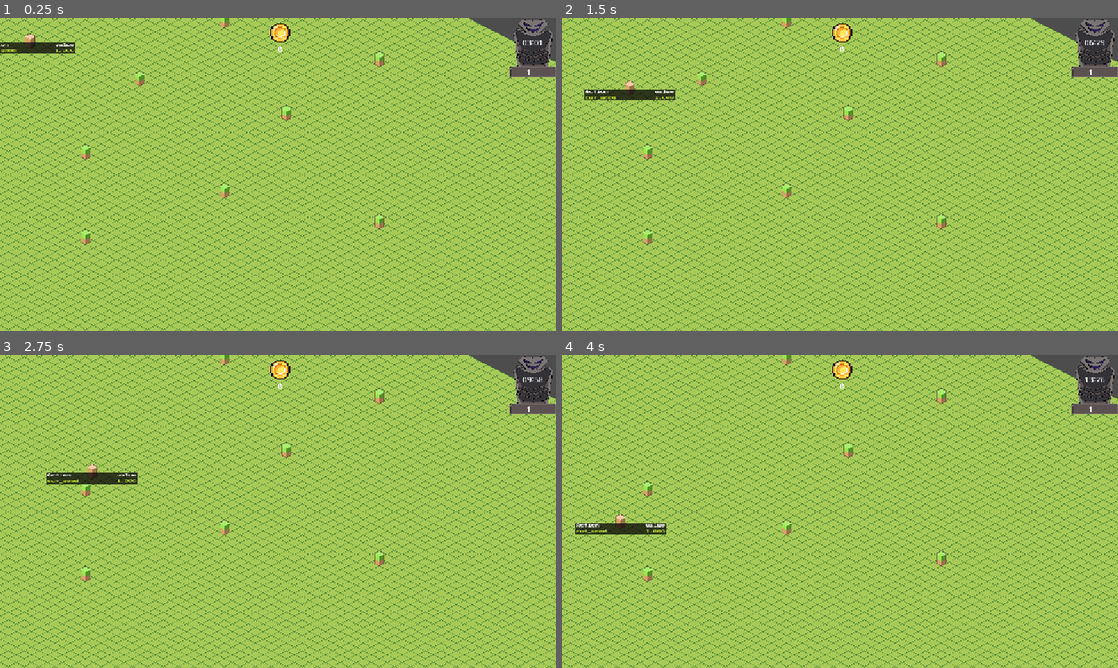
Above: before the commit, frames 1-4 (two rows, left to right).
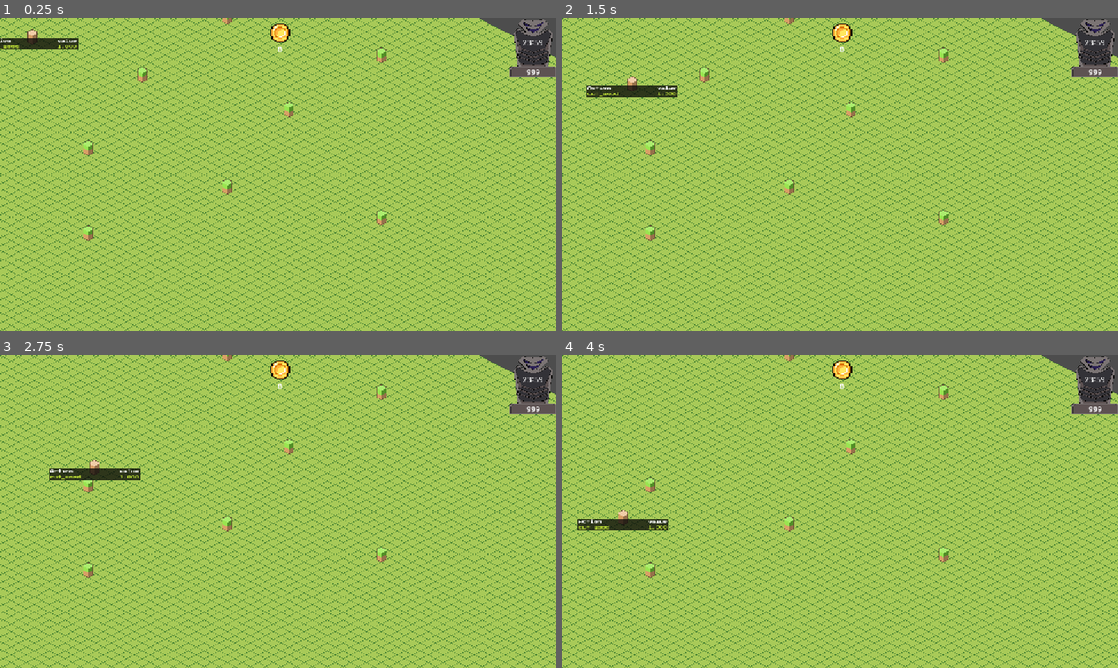
Above: after the commit, the same moments.

Repository: JontanKhuu/Ramen
Game: Godot game, scene res://World/world.tscn
Same seed, same stepped clock (60 frames per second), same inputs: the game is played once before the commit and once after it.
Inputs (mouse positions are in pixels of both pictures, inside the frame that each line leads up to):
- Up to frame 1 (0.25 s): no input
- Up to frame 2 (1.5 s): move the mouse to (962, 158) at 0.52 s; click (962, 158) at 0.67 s; move the mouse to (728, 190) at 1.27 s; click (728, 190) at 1.42 s
- Up to frame 3 (2.75 s): move the mouse to (333, 442) at 2.02 s; click (333, 442) at 2.17 s
- Up to frame 4 (4 s): move the mouse to (812, 574) at 2.77 s; click (812, 574) at 2.92 s; move the mouse to (1006, 558) at 3.52 s; click (1006, 558) at 3.67 s

The runs differ from the first frame. In frame 1, 24% of the frame differs, in the area x 0-100%, y 0-100%; in frame 2, 24%; in frame 3, 24%; in frame 4, 24%.

Commit message:
calendar fix
was not centered when clicked and escape input was not working

now fixed

Diff:
--- a/NPC/Scripts/npc.gd
+++ b/NPC/Scripts/npc.gd
@@ -23,7 +23,6 @@
 	pass
 
 func _process(delta: float) -> void:
-	print(_target)
 	_handle_target(delta)
 
 
--- a/World/UI Assets/Calendar/Scripts/Calendar/calendar.gd
+++ b/World/UI Assets/Calendar/Scripts/Calendar/calendar.gd
@@ -27,12 +27,16 @@
 	if !is_instance_valid(instance):
 		instance = calendar_sprite.instantiate()
 		add_child(instance)
-		var pos_x = get_viewport().size.x - instance.size.x
-		var pos_y = get_viewport().size.y - instance.size.y
+		var pos_x = size.x - instance.size.x
+		var pos_y = size.y - instance.size.y
 		instance.position = Vector2(pos_x,pos_y)/2
 	else:
 		print("Calendar is already visible")
 
+func _unhandled_input(event: InputEvent) -> void:
+	if event.is_action("ui_cancel"):
+		close_calendar()
+
 func close_calendar() -> void:
 	if Input.is_key_pressed(KEY_ESCAPE) and is_instance_valid(instance):
 		instance.queue_free()
--- /dev/null
+++ b/World/UI Assets/MainUI/mainUI.tscn
@@ -0,0 +1,62 @@
+[gd_scene load_steps=4 format=3 uid="uid://dw0nf8qpq5dkg"]
+
+[ext_resource type="Script" uid="uid://cls7seatrex6l" path="res://World/UI Assets/ResourceTrack/Scripts/resource_tracka.gd" id="1_nxqbv"]
+[ext_resource type="Texture2D" uid="uid://cctvi8owi317h" path="res://World/UI Assets/ResourceTrack/Assets/tempgold.png" id="2_41hy1"]
+[ext_resource type="PackedScene" uid="uid://x0fj4b75fxgn" path="res://World/UI Assets/Calendar/Calendar.tscn" id="3_kqecl"]
+
+[node name="MainUI" type="CanvasLayer"]
+
+[node name="GUI" type="Control" parent="."]
+layout_mode = 3
+anchors_preset = 15
+anchor_right = 1.0
+anchor_bottom = 1.0
+grow_horizontal = 2
+grow_vertical = 2
+
+[node name="MarginContainer" type="MarginContainer" parent="GUI"]
+layout_mode = 2
+offset_left = 560.0
+offset_right = 600.0
+offset_bottom = 67.0
+theme_override_constants/margin_left = 0
+theme_override_constants/margin_top = 10
+theme_override_constants/margin_right = 0
+
+[node name="ResourceTracka" type="VBoxContainer" parent="GUI/MarginContainer"]
+layout_mode = 2
+script = ExtResource("1_nxqbv")
+
+[node name="TextureRect" type="TextureRect" parent="GUI/MarginContainer/ResourceTracka"]
+layout_mode = 2
+expand_mode = 4
+
+[node name="Label" type="Label" parent="GUI/MarginContainer/ResourceTracka"]
+layout_mode = 2
+text = "0"
+horizontal_alignment = 1
+
+[node name="MarginContainer2" type="MarginContainer" parent="GUI"]
+layout_mode = 0
+offset_left = 560.0
+offset_right = 600.0
+offset_bottom = 67.0
+theme_override_constants/margin_left = 0
+theme_override_constants/margin_top = 10
+theme_override_constants/margin_right = 0
+
+[node name="ResourceTracka" type="VBoxContainer" parent="GUI/MarginContainer2"]
+layout_mode = 2
+script = ExtResource("1_nxqbv")
+
+[node name="TextureRect" type="TextureRect" parent="GUI/MarginContainer2/ResourceTracka"]
+layout_mode = 2
+texture = ExtResource("2_41hy1")
+expand_mode = 4
+
+[node name="Label" type="Label" parent="GUI/MarginContainer2/ResourceTracka"]
+layout_mode = 2
+text = "0"
+horizontal_alignment = 1
+
+[node name="Calendar" parent="." instance=ExtResource("3_kqecl")]
--- a/World/world.tscn
+++ b/World/world.tscn
@@ -1,13 +1,11 @@
-[gd_scene load_steps=12 format=3 uid="uid://b7j3lm2yhyfp8"]
+[gd_scene load_steps=10 format=3 uid="uid://b7j3lm2yhyfp8"]
 
 [ext_resource type="Script" uid="uid://bpqpddcn0ivte" path="res://World/UI Assets/Calendar/Scripts/Calendar/directional_light_2d.gd" id="1_j8job"]
 [ext_resource type="Script" uid="uid://cc7l2f6hcr6ka" path="res://World/UI Assets/Calendar/Scripts/Calendar/time_system.gd" id="2_3f78f"]
+[ext_resource type="PackedScene" uid="uid://dw0nf8qpq5dkg" path="res://World/UI Assets/MainUI/mainUI.tscn" id="3_bkhv4"]
 [ext_resource type="Script" uid="uid://cs3tjofpk4ng3" path="res://World/UI Assets/Calendar/Scripts/Calendar/date_time.gd" id="3_k8do8"]
-[ext_resource type="PackedScene" uid="uid://x0fj4b75fxgn" path="res://World/UI Assets/Calendar/Calendar.tscn" id="4_3f78f"]
 [ext_resource type="PackedScene" uid="uid://diuxg5omwl2tu" path="res://TileMap/tile_map.tscn" id="5_k8do8"]
 [ext_resource type="PackedScene" uid="uid://dj3y6vnh3v28l" path="res://NPC/Scenes/npc.tscn" id="6_bkhv4"]
-[ext_resource type="Script" uid="uid://cls7seatrex6l" path="res://World/UI Assets/ResourceTrack/Scripts/resource_tracka.gd" id="6_yf0ba"]
-[ext_resource type="Texture2D" uid="uid://cctvi8owi317h" path="res://World/UI Assets/ResourceTrack/Assets/tempgold.png" id="7_eidgh"]
 
 [sub_resource type="Resource" id="Resource_bkhv4"]
 script = ExtResource("3_k8do8")
@@ -41,9 +39,7 @@
 ticks_per_second = 10000
 metadata/_custom_type_script = "uid://cc7l2f6hcr6ka"
 
-[node name="CanvasLayer" type="CanvasLayer" parent="."]
-
-[node name="Calendar" parent="CanvasLayer" instance=ExtResource("4_3f78f")]
+[node name="MainUI" parent="." instance=ExtResource("3_bkhv4")]
 
 [node name="DirectionalLight2D" type="DirectionalLight2D" parent="." node_paths=PackedStringArray("time_system")]
 visible = false
@@ -60,63 +56,10 @@
 [node name="TileMap" parent="." instance=ExtResource("5_k8do8")]
 position = Vector2(81, -116)
 
-[node name="CanvasLayer2" type="CanvasLayer" parent="."]
-
-[node name="GUI" type="Control" parent="CanvasLayer2"]
-layout_mode = 3
-anchors_preset = 15
-anchor_right = 1.0
-anchor_bottom = 1.0
-grow_horizontal = 2
-grow_vertical = 2
-
-[node name="MarginContainer" type="MarginContainer" parent="CanvasLayer2/GUI"]
-layout_mode = 2
-offset_left = 560.0
-offset_right = 600.0
-offset_bottom = 67.0
-theme_override_constants/margin_left = 0
-theme_override_constants/margin_top = 10
-theme_override_constants/margin_right = 0
-
-[node name="ResourceTracka" type="VBoxContainer" parent="CanvasLayer2/GUI/MarginContainer"]
-layout_mode = 2
-script = ExtResource("6_yf0ba")
-
-[node name="TextureRect" type="TextureRect" parent="CanvasLayer2/GUI/MarginContainer/ResourceTracka"]
-layout_mode = 2
-expand_mode = 4
-
-[node name="Label" type="Label" parent="CanvasLayer2/GUI/MarginContainer/ResourceTracka"]
-layout_mode = 2
-text = "0"
-horizontal_alignment = 1
-
-[node name="MarginContainer2" type="MarginContainer" parent="CanvasLayer2/GUI"]
-layout_mode = 0
-offset_left = 560.0
-offset_right = 600.0
-offset_bottom = 67.0
-theme_override_constants/margin_left = 0
-theme_override_constants/margin_top = 10
-theme_override_constants/margin_right = 0
-
-[node name="ResourceTracka" type="VBoxContainer" parent="CanvasLayer2/GUI/MarginContainer2"]
-layout_mode = 2
-script = ExtResource("6_yf0ba")
-
-[node name="TextureRect" type="TextureRect" parent="CanvasLayer2/GUI/MarginContainer2/ResourceTracka"]
-layout_mode = 2
-texture = ExtResource("7_eidgh")
-expand_mode = 4
-
-[node name="Label" type="Label" parent="CanvasLayer2/GUI/MarginContainer2/ResourceTracka"]
-layout_mode = 2
-text = "0"
-horizontal_alignment = 1
-
 [node name="NPC" parent="." instance=ExtResource("6_bkhv4")]
 position = Vector2(47, 31)
 
-[connection signal="updated" from="TimeSystem" to="CanvasLayer/Calendar" method="_on_time_system_updated"]
+[node name="Camera2D" type="Camera2D" parent="."]
+position = Vector2(571, 332)
+
 [connection signal="updated" from="TimeSystem" to="DirectionalLight2D" method="update"]
